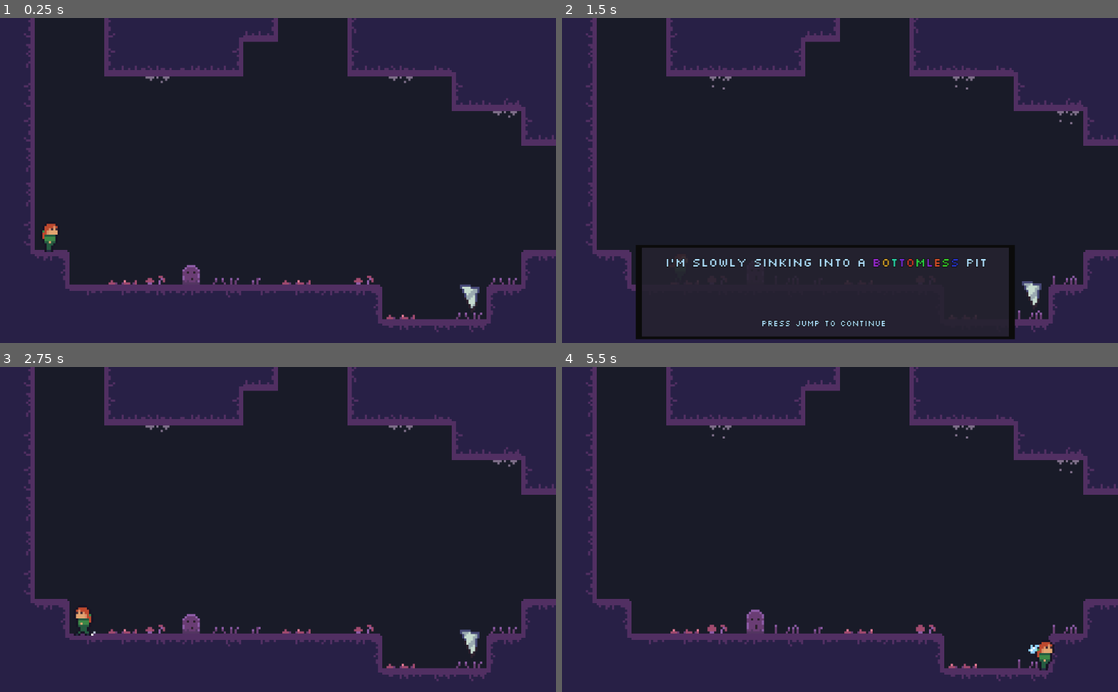
Above: before the commit, frames 1-4 (two rows, left to right).
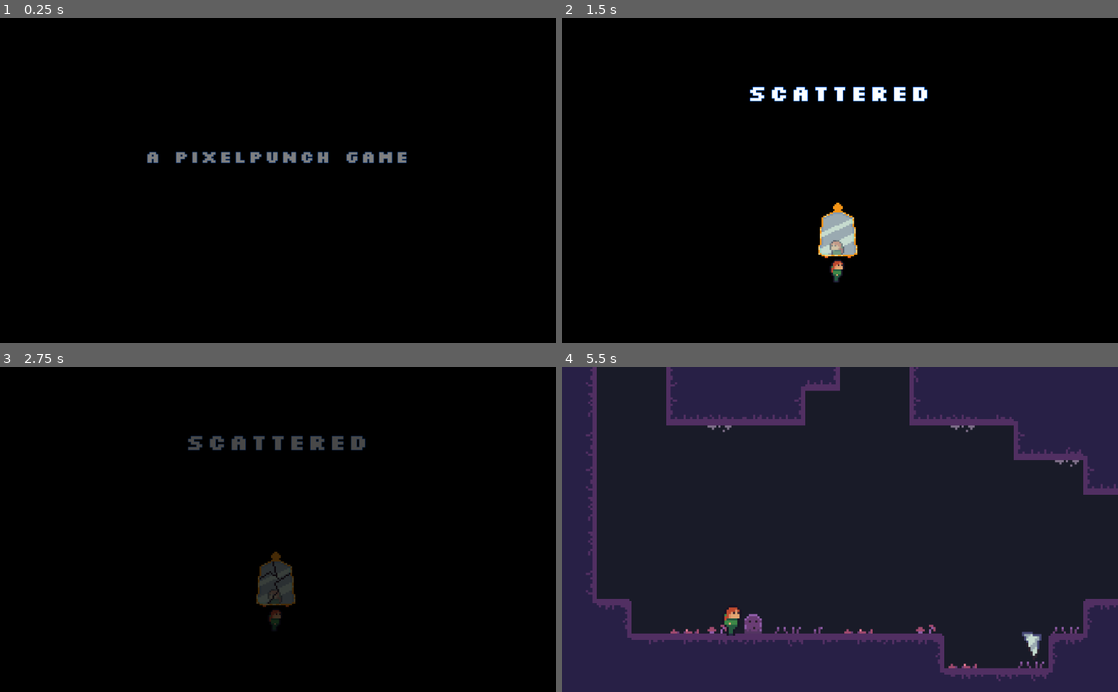
Above: after the commit, the same moments.

Repository: voidboxgames/escave
Game: Godot game, scene res://assets/scenes/Intro.tscn
Same seed, same stepped clock (60 frames per second), same inputs: the game is played once before the commit and once after it. Before the commit the project starts from res://assets/scenes/Testworld.tscn.
Inputs:
- Up to frame 1 (0.25 s): no input
- Up to frame 2 (1.5 s): tap Enter (ui_accept) at 0.5 s; hold D (right) from 0.53 s (still down); tap J (jump) at 0.77 s
- Up to frame 3 (2.75 s): tap J (jump) at 1.52 s; release D (right) at 2.03 s; hold A (left) from 2.03 s (still down)
- Up to frame 4 (5.5 s): release A (left) at 2.78 s; hold D (right) 2.78-4.28 s; tap J (jump) at 3.02, 3.77, 4.52 s; hold A (left) 4.28-5.03 s; hold D (right) from 5.03 s (still down)

The runs differ from the first frame. In frame 1, 100% of the frame differs, in the area x 0-100%, y 0-100%; in frame 2, 98%; in frame 3, 99%; in frame 4, 0.9%.

Commit message:
intro and title

Diff:
--- /dev/null
+++ b/assets/scenes/Intro.gd
@@ -0,0 +1,14 @@
+extends Control
+
+
+# Declare member variables here. Examples:
+# var a: int = 2
+# var b: String = "text"
+
+
+# Called when the node enters the scene tree for the first time.
+func _ready() -> void:
+	pass # Replace with function body.
+
+func _unhandled_input(event: InputEvent) -> void:
+	get_tree().change_scene("res://assets/scenes/title.tscn")
--- /dev/null
+++ b/assets/scenes/Intro.tscn
@@ -0,0 +1,70 @@
+[gd_scene load_steps=5 format=2]
+
+[ext_resource path="res://assets/fonts/slkscreb.ttf" type="DynamicFontData" id=1]
+[ext_resource path="res://assets/scenes/Intro.gd" type="Script" id=2]
+
+[sub_resource type="DynamicFont" id=1]
+size = 32
+outline_size = 1
+outline_color = Color( 0.113725, 0.447059, 0.909804, 1 )
+font_data = ExtResource( 1 )
+
+[sub_resource type="Animation" id=2]
+resource_name = "fade"
+tracks/0/type = "value"
+tracks/0/path = NodePath("ColorRect2:color")
+tracks/0/interp = 1
+tracks/0/loop_wrap = true
+tracks/0/imported = false
+tracks/0/enabled = true
+tracks/0/keys = {
+"times": PoolRealArray( 0, 0.5 ),
+"transitions": PoolRealArray( 1, 1 ),
+"update": 0,
+"values": [ Color( 0, 0, 0, 1 ), Color( 0, 0, 0, 0 ) ]
+}
+
+[node name="Control" type="Control"]
+anchor_right = 1.0
+anchor_bottom = 1.0
+script = ExtResource( 2 )
+__meta__ = {
+"_edit_use_anchors_": false
+}
+
+[node name="ColorRect" type="ColorRect" parent="."]
+anchor_right = 1.0
+anchor_bottom = 1.0
+color = Color( 0, 0, 0, 1 )
+__meta__ = {
+"_edit_use_anchors_": false
+}
+
+[node name="RichTextLabel" type="RichTextLabel" parent="."]
+anchor_left = 0.5
+anchor_top = 0.5
+anchor_right = 0.5
+anchor_bottom = 0.5
+margin_left = -512.0
+margin_top = -58.0
+margin_right = 512.0
+margin_bottom = 300.0
+custom_fonts/normal_font = SubResource( 1 )
+bbcode_enabled = true
+bbcode_text = "[center]a [shake]pixelpunch [/shake]game"
+text = "a pixelpunch game"
+__meta__ = {
+"_edit_use_anchors_": false
+}
+
+[node name="ColorRect2" type="ColorRect" parent="."]
+anchor_right = 1.0
+anchor_bottom = 1.0
+color = Color( 0, 0, 0, 0 )
+__meta__ = {
+"_edit_use_anchors_": false
+}
+
+[node name="AnimationPlayer" type="AnimationPlayer" parent="."]
+autoplay = "fade"
+anims/fade = SubResource( 2 )
--- /dev/null
+++ b/assets/scenes/title.gd
@@ -0,0 +1,8 @@
+extends Control
+
+func _unhandled_input(event: InputEvent) -> void:
+	if !$AnimationPlayer.get_current_animation() == "fade":
+		$AnimationPlayer.play("crack")
+
+func start_game() -> void:
+	get_tree().change_scene("res://assets/scenes/Testworld.tscn")
--- /dev/null
+++ b/assets/scenes/title.tscn
@@ -0,0 +1,152 @@
+[gd_scene load_steps=8 format=2]
+
+[ext_resource path="res://assets/fonts/slkscreb.ttf" type="DynamicFontData" id=1]
+[ext_resource path="res://assets/scenes/title.gd" type="Script" id=2]
+[ext_resource path="res://assets/sprites/title-sheet.png" type="Texture" id=3]
+[ext_resource path="res://assets/sounds/pickup_1.wav" type="AudioStream" id=4]
+
+[sub_resource type="DynamicFont" id=3]
+size = 42
+outline_size = 1
+outline_color = Color( 0.113725, 0.447059, 0.909804, 1 )
+font_data = ExtResource( 1 )
+
+[sub_resource type="Animation" id=4]
+resource_name = "crack"
+length = 1.5
+tracks/0/type = "value"
+tracks/0/path = NodePath("AudioStreamPlayer:playing")
+tracks/0/interp = 1
+tracks/0/loop_wrap = true
+tracks/0/imported = false
+tracks/0/enabled = true
+tracks/0/keys = {
+"times": PoolRealArray( 0 ),
+"transitions": PoolRealArray( 1 ),
+"update": 1,
+"values": [ true ]
+}
+tracks/1/type = "value"
+tracks/1/path = NodePath("title-sheet:frame")
+tracks/1/interp = 1
+tracks/1/loop_wrap = true
+tracks/1/imported = false
+tracks/1/enabled = true
+tracks/1/keys = {
+"times": PoolRealArray( 0 ),
+"transitions": PoolRealArray( 1 ),
+"update": 1,
+"values": [ 1 ]
+}
+tracks/2/type = "value"
+tracks/2/path = NodePath("ColorRect2:color")
+tracks/2/interp = 1
+tracks/2/loop_wrap = true
+tracks/2/imported = false
+tracks/2/enabled = true
+tracks/2/keys = {
+"times": PoolRealArray( 0.5, 1.5 ),
+"transitions": PoolRealArray( 1, 1 ),
+"update": 0,
+"values": [ Color( 0, 0, 0, 0 ), Color( 0, 0, 0, 1 ) ]
+}
+tracks/3/type = "method"
+tracks/3/path = NodePath(".")
+tracks/3/interp = 1
+tracks/3/loop_wrap = true
+tracks/3/imported = false
+tracks/3/enabled = true
+tracks/3/keys = {
+"times": PoolRealArray( 1.5 ),
+"transitions": PoolRealArray( 1 ),
+"values": [ {
+"args": [  ],
+"method": "start_game"
+} ]
+}
+
+[sub_resource type="Animation" id=2]
+resource_name = "fade"
+tracks/0/type = "value"
+tracks/0/path = NodePath("ColorRect2:color")
+tracks/0/interp = 1
+tracks/0/loop_wrap = true
+tracks/0/imported = false
+tracks/0/enabled = true
+tracks/0/keys = {
+"times": PoolRealArray( 0, 0.5 ),
+"transitions": PoolRealArray( 1, 1 ),
+"update": 0,
+"values": [ Color( 0, 0, 0, 1 ), Color( 0, 0, 0, 0 ) ]
+}
+tracks/1/type = "value"
+tracks/1/path = NodePath("title-sheet:frame")
+tracks/1/interp = 1
+tracks/1/loop_wrap = true
+tracks/1/imported = false
+tracks/1/enabled = true
+tracks/1/keys = {
+"times": PoolRealArray( 0 ),
+"transitions": PoolRealArray( 1 ),
+"update": 1,
+"values": [ 0 ]
+}
+
+[node name="Control" type="Control"]
+anchor_right = 1.0
+anchor_bottom = 1.0
+script = ExtResource( 2 )
+__meta__ = {
+"_edit_use_anchors_": false
+}
+
+[node name="ColorRect3" type="ColorRect" parent="."]
+anchor_right = 1.0
+anchor_bottom = 1.0
+color = Color( 0, 0, 0, 1 )
+__meta__ = {
+"_edit_use_anchors_": false
+}
+
+[node name="title-sheet" type="Sprite" parent="."]
+position = Vector2( 508.177, 344.128 )
+scale = Vector2( 3, 3 )
+texture = ExtResource( 3 )
+hframes = 2
+frame = 1
+
+[node name="RichTextLabel" type="RichTextLabel" parent="."]
+anchor_left = 0.5
+anchor_top = 0.5
+anchor_right = 0.5
+anchor_bottom = 0.5
+margin_left = -512.0
+margin_top = -179.0
+margin_right = 512.0
+margin_bottom = 179.0
+custom_fonts/normal_font = SubResource( 3 )
+bbcode_enabled = true
+bbcode_text = "[center] [shake]SCATTERED [/shake]"
+text = " SCATTERED "
+__meta__ = {
+"_edit_use_anchors_": false
+}
+
+[node name="ColorRect2" type="ColorRect" parent="."]
+anchor_right = 1.0
+anchor_bottom = 1.0
+margin_left = 6.10352e-05
+margin_top = 6.10352e-05
+margin_bottom = 6.10352e-05
+color = Color( 0, 0, 0, 1 )
+__meta__ = {
+"_edit_use_anchors_": false
+}
+
+[node name="AnimationPlayer" type="AnimationPlayer" parent="."]
+autoplay = "fade"
+anims/crack = SubResource( 4 )
+anims/fade = SubResource( 2 )
+
+[node name="AudioStreamPlayer" type="AudioStreamPlayer" parent="."]
+stream = ExtResource( 4 )
--- a/project.godot
+++ b/project.godot
@@ -33,7 +33,7 @@
 [application]
 
 config/name="escave"
-run/main_scene="res://assets/scenes/Testworld.tscn"
+run/main_scene="res://assets/scenes/Intro.tscn"
 config/icon="res://icon.png"
 
 [display]
Binary file added: assets/sprites/asefiles/title.ase
Binary file added: assets/sprites/title-sheet.png
Not shown, added: assets/sprites/title-sheet.png.import
